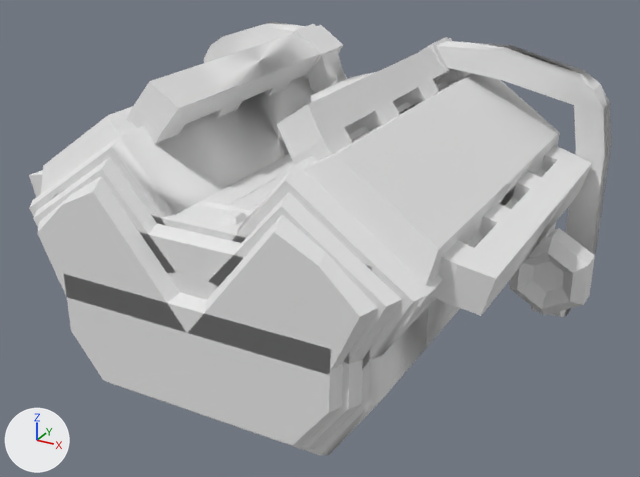
Before and after pictures for a commit that changed the OBJ model src/main/resources/assets/ivv/objmodels/parts/v8torquelinelightmanual.obj.
Before and after are seen from a 50 mm lens placed at (1.228, -2.773, 1.284), pointed at (0.051, -0.632, 0.213). Every picture has the same lights, and +X, +Y and +Z are marked at lower left. Where no turn or scale is listed for an object, it has been applied to the vertices.

The first picture shows 'end', 'inject', 'middle', 'start', 'turbo'.
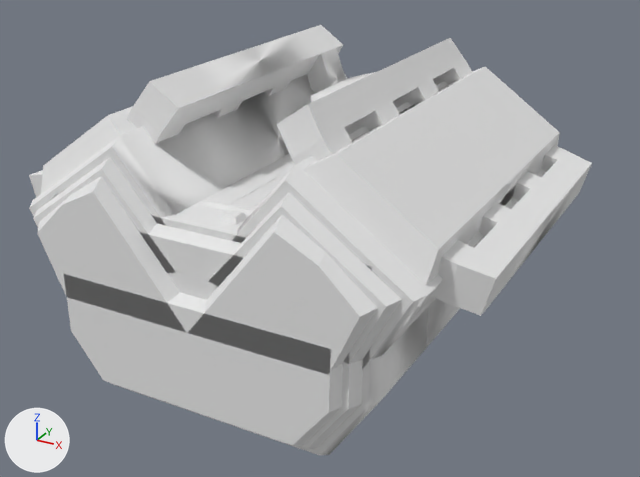
What the commit changed:
Object 'turbo' (ob_turbo) is deleted.

Changed parts and their boxes (x1, y1, x2, y2) in the pictures (640 x 477 px):
'turbo', deleted: before (204, 22, 611, 317)
